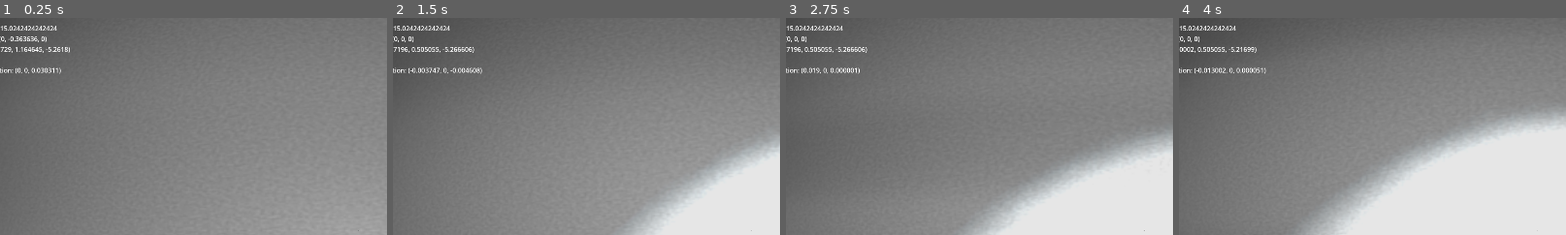
Above: before the commit, frames 1-4 (left to right).
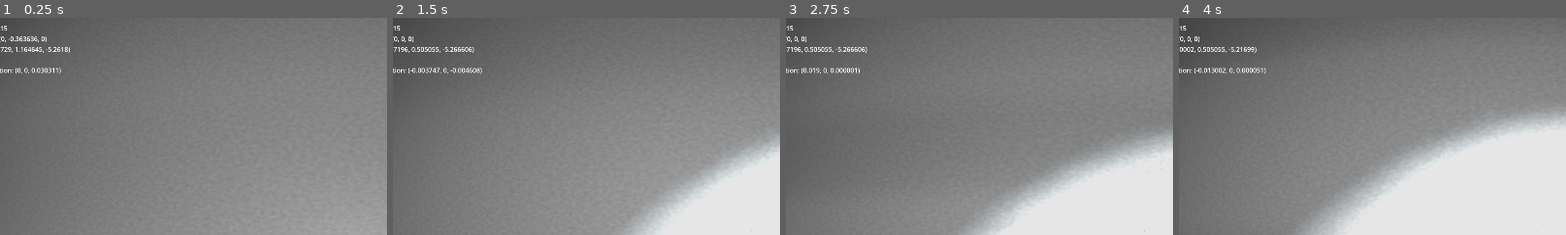
Above: after the commit, the same moments.

Repository: EclipsedMango/HorrorScene
Game: Godot game, scene res://Scenes/Main.tscn
Two runs of this game, one before a commit and one after it. Both use one fixed random seed, a clock stepped at 60 frames per second and the inputs below.
Inputs (mouse positions are % of the whole screen's width and height, from its top left):
- Up to frame 1 (0.25 s): no input
- Up to frame 2 (1.5 s): move the mouse to (55, 50) at 0.52 s; tap A (a) at 0.6 s; tap D (d) at 0.8, 1.35 s; move the mouse to (45, 50) at 1.27 s
- Up to frame 3 (2.75 s): tap F (f) at 1.55, 2.1 s; move the mouse to (52, 48) at 2.02 s; tap Mouse wheel down (mouse_down) at 2.3 s
- Up to frame 4 (4 s): move the mouse to (49, 52) at 2.77 s; tap Mouse wheel down (mouse_down) at 2.85 s; tap Mouse wheel up (mouse_up) at 3.05, 3.6 s; move the mouse to (57, 51) at 3.52 s; tap S (s) at 3.8 s
The pictures show only the part of the screen within x 4-54%, y 1-51%; the shares and areas given below are measured in that part.

The runs differ from the first frame. In frame 1, 0.2% of the frame differs, in the area x 2-15%, y 3-6%; in frame 2, 0.2%; in frame 3, 0.2%; in frame 4, 0.2%.

Commit message:
Added exports and stamina check

Diff:
--- a/Scripts/Camera.gd
+++ /dev/null
@@ -1,23 +0,0 @@
-extends Camera3D
-
-# Variables to control the shake intensity and speed
-var shake_intensity: float = 0.2 # Controls how far the camera shakes
-var shake_speed: float = 20.0 # Controls how fast the camera shakes
-
-# Internal time tracker
-var time_elapsed: float = 0.0
-
-func _process(delta):
-	time_elapsed += delta * shake_speed
-
-	# Calculate small random offsets
-	var x_offset = (noise(time_elapsed) - 0.5) * shake_intensity
-	var y_offset = (noise(time_elapsed + 100.0) - 0.5) * shake_intensity
-	var z_offset = (noise(time_elapsed + 200.0) - 0.5) * shake_intensity
-
-	# Apply offsets to the camera position
-	position = Vector3(x_offset, y_offset, z_offset)
-
-# Simple noise function for randomized shake
-func noise(seed: float) -> float:
-	return (sin(seed * 1234.5678) * 43758.5453)
--- a/Scripts/PlayerMovement.gd
+++ b/Scripts/PlayerMovement.gd
@@ -1,19 +1,31 @@
 extends CharacterBody3D
 
 
-const SPEED = 2
-const MOUSE_SENSITIVITY: float = 0.001
 const LOOK_LIMIT: float = PI / 2
+
+@export_group("Movement")
+@export var SPEED: float = 2
+@export var sprint_multiplier: float = 2.25
+@export var max_stamina: float = 15
+@export var stamina: float = 15
+@export var stamina_regen_amount: float = 2
+@export var stamina_regen_wait: float = 1.5
+
+@export_group("Camera")
+@export var MOUSE_SENSITIVITY: float = 0.001
+@export var zoom_max: float = 50
+@export var zoom_min: float = 75
+@export var sprinting_fov_amount: float = 10
 
 @onready var head: Camera3D = $Head
 @onready var player_torch: SpotLight3D = $Head/PlayerTorch
 @onready var debug_info: Label = $ScreenEffects/DebugInfo/DebugInfo
 
 var walk_time: float = 0
-var stamina: float = 15
 var current_fov: float = 0
 var is_screen_shaking: bool = false
 var is_sprinting: bool = false
+var stamina_check: bool = false
 
 var wanted_dir: Vector2 = Vector2.ZERO
 var previous_rotation: Vector3 = Vector3.ZERO
@@ -24,46 +36,62 @@
 func _ready() -> void:
 	Input.mouse_mode = Input.MOUSE_MODE_CAPTURED
 	noise.noise_type = FastNoiseLite.TYPE_PERLIN
+
+	current_fov = head.fov
+
 	player_torch.visible = false
-	current_fov = head.fov
+	stamina_check = false
 
 
 func _process(delta: float) -> void:
+	# Adds small delay between mouse movement and camera reacting
 	head.rotation.z = angle_difference(rotation.y, previous_rotation.y) * 0.25
 	rotation.y = lerp_angle(rotation.y, wanted_dir.x, delta * 15.0)
 	head.rotation.x = lerp_angle(head.rotation.x, wanted_dir.y, delta * 15.0)
 
+	# Adds screen shake while moving
 	if is_screen_shaking:
+		# Increase screen shake while sprinting
 		if is_sprinting:
 			walk_time += delta * 2.0
 
 		walk_time += delta
 		head.rotation.z += noise.get_noise_1d(walk_time * 75.0) * 0.1
 
+	# Adds small delay between mouse movement and camera reacting
 	var current_rotation: Vector3 = Vector3(head.rotation.x, rotation.y, head.rotation.z)
 	get_tree().create_timer(0.075).timeout.connect(func(): previous_rotation = current_rotation)
+	get_tree().create_timer(0.1).timeout.connect(func(): player_torch.global_rotation = current_rotation)
 
 
 func _physics_process(delta: float) -> void:
 	var vel: Vector2 = Vector2(velocity.x, velocity.z)
 
-	# Add the gravity.
+	# Add the gravity
 	if !is_on_floor():
 		velocity.y -= (delta * 1.5)
 
 	var speed: float = SPEED
 	is_sprinting = false
 
+	# Adds a delay before stamina regen
+	if Input.is_action_just_released("shift"):
+		stamina_check = false
+		get_tree().create_timer(stamina_regen_wait).timeout.connect(func(): stamina_check = true)
+
 	# Sprinting
-	if Input.is_action_pressed("shift") && stamina >= 0:
-		speed *= 2
+	if Input.is_action_pressed("shift") && stamina > 0:
+		speed *= sprint_multiplier
 		is_sprinting = true
 		stamina -= 10 * delta
-	elif stamina <= 15:
-		stamina += 4 * delta
+	elif stamina < max_stamina:
+		# Stamina Regen
+		if stamina_check == true:
+			stamina += stamina_regen_amount * delta
 
+	# FOV increase while sprinting
 	if is_sprinting:
-		head.fov = move_toward(head.fov, current_fov + 10, 40 * delta)
+		head.fov = move_toward(head.fov, current_fov + sprinting_fov_amount, 40 * delta)
 	else:
 		head.fov = move_toward(head.fov, current_fov, 40 * delta)
 
@@ -90,11 +118,13 @@
 	if Input.is_action_just_pressed("f"):
 		player_torch.visible = !player_torch.visible
 
-	if Input.is_action_just_pressed("mouse_up") && current_fov > 50:
+	# FOV zoom to mimic zooming on a camera
+	if Input.is_action_just_pressed("mouse_up") && current_fov > zoom_max:
 		current_fov -= 1
-	elif Input.is_action_just_pressed("mouse_down") && current_fov < 75:
+	elif Input.is_action_just_pressed("mouse_down") && current_fov < zoom_min:
 		current_fov += 1
 
+	# Important testing info
 	debug_info.text = str("Speed: ", vel.length(), "\nStamina: ", stamina, "\nVelocity: ", velocity, "\nPos: ", global_position, "\nFOV: ", head.fov, "\nCamRotation: ", head.rotation)
 
 	move_and_slide()
